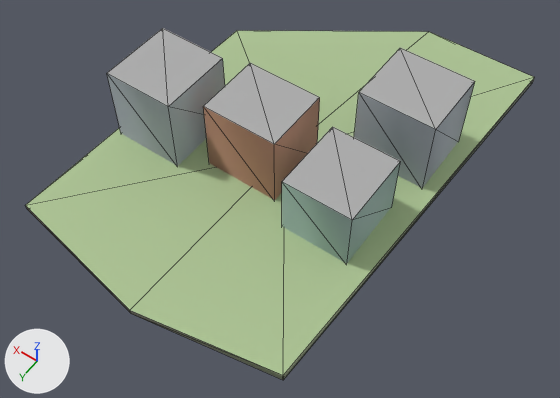
An edit to the glTF model godot_project/remake/sky/islands/SKY-068.lod2.glb, drawn before and after from the same camera.
Both versions are drawn from a camera (50 mm lens) standing at (-70.8, 100.2, 139.0) and looking at (-3.1, 5.4, -9.9). Arrows for +X, +Y and +Z are at lower left; the lights stay in place. The picture after the commit comes second. Mesh edges are drawn as thin lines. Vertices at exactly the same position are counted once.

The older version as bpy lines, for what is in view:
```python
me_buildings = bpy.data.meshes.new('buildings')
me_buildings.from_pydata(...)  # 32 vertices, 40 faces; spans x -32.4..35.6, y -27.8..17.7, z -0.5..19.6
me_buildings.materials.append(mat_sky_lod_bldg)
me_deck = bpy.data.meshes.new('deck')
me_deck.from_pydata(...)  # 7 vertices, 6 faces; spans x -38.0..38.0, y -59.0..53.0, z 0.0
me_deck.materials.append(mat_sky_deck)
me_rock = bpy.data.meshes.new('rock')
me_rock.from_pydata(...)  # 18 vertices, 28 faces; spans x -38.0..38.0, y -59.0..53.0, z -25.9..0.0
me_rock.materials.append(mat_sky_rock)
ob_buildings = bpy.data.objects.new('buildings', me_buildings)
ob_buildings.location = (0.0, 0.0, 0.0)
ob_deck = bpy.data.objects.new('deck', me_deck)
ob_deck.location = (0.0, 0.0, 0.0)
ob_rock = bpy.data.objects.new('rock', me_rock)
ob_rock.location = (0.0, 0.0, 0.0)
```
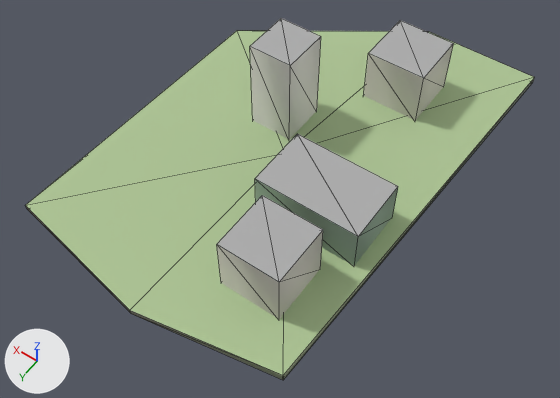
What differs and where, as boxes [x1, y1, x2, y2] in the pictures (560 x 398 px; the box of a moved part takes in the faces that stretch with it):
'buildings', reshaped, recoloured (36% narrower, 27% taller)
    before: [107, 28, 475, 264]
    after: [217, 18, 454, 319]
part 1 of me_buildings, moved or reshaped
    before: [354, 48, 475, 188]
    after: [250, 18, 321, 139]
part 2 of me_buildings, moved or reshaped
    before: [107, 28, 225, 166]
    after: [363, 20, 454, 120]
part 3 of me_buildings, moved or reshaped
    before: [203, 63, 320, 200]
    after: [217, 195, 323, 319]
part 4 of me_buildings, moved or reshaped
    before: [282, 127, 401, 264]
    after: [255, 134, 398, 266]
part 5 of me_buildings, recoloured
    before: [107, 58, 475, 188]
    after: [250, 37, 454, 139]
part 6 of me_buildings, recoloured
    before: [203, 98, 320, 200]
    after: [217, 231, 323, 319]
part 7 of me_buildings, recoloured
    before: [282, 161, 401, 264]
    after: [255, 179, 398, 266]

The change in detail:
me_buildings is used by ob_buildings; location (0.0, 0.0, 0.0).
me_buildings had 32 vertices, 40 faces and spanned x -32.4..35.6, y -27.8..17.7, z -0.5..19.6.
me_buildings now has 32 vertices, 40 faces and spans x -31.0..12.1, y -42.6..37.0, z -0.5..23.7.
me_buildings part 1: the loose piece of 8 vertices spanning x -32.4..-13.4, y -27.8..-9.8, z -0.5..19.6 is scaled about its middle by (0.579, 0.667, 1.2), then moved by (29.5, 8.4, 2.0).
me_buildings part 2: the loose piece of 8 vertices spanning x 17.6..35.6, y -1.3..17.7, z -0.5..19.6 is scaled about its middle by (0.833, 0.789, 0.725), then moved by (-39.6, -43.3, -2.8).
me_buildings part 3: the loose piece of 8 vertices spanning x -6.9..12.1, y -4.3..12.7, z -0.5..18.9 is scaled about its middle by (0.789, 0.882, 0.753), then moved by (-20.6, 25.3, -2.4).
me_buildings part 4: the loose piece of 8 vertices spanning x -29.4..-12.4, y -1.3..17.7, z -0.5..15.6 is scaled about its middle by (1.53, 0.842, 0.71), then moved by (2.9, 1.1, -2.3).
me_buildings part 5: 16 faces centred in x -32.4..35.6, y -27.8..17.7, z 6.2..12.9 are repainted in the vertex colours; the middle colour goes from grey #adb6bd to light grey #dedcd3.
me_buildings part 6: 8 faces centred in x -6.9..12.1, y -4.3..12.7, z 5.9..12.4 are repainted in the vertex colours; the middle colour goes from brown #c49179 to light grey #d8d5ca.
me_buildings part 7: 8 faces centred in x -29.4..-12.4, y -1.3..17.7, z 4.9..10.2 are repainted in the vertex colours; the middle colour goes from grey #a3beb5 to grey #94ab96.
